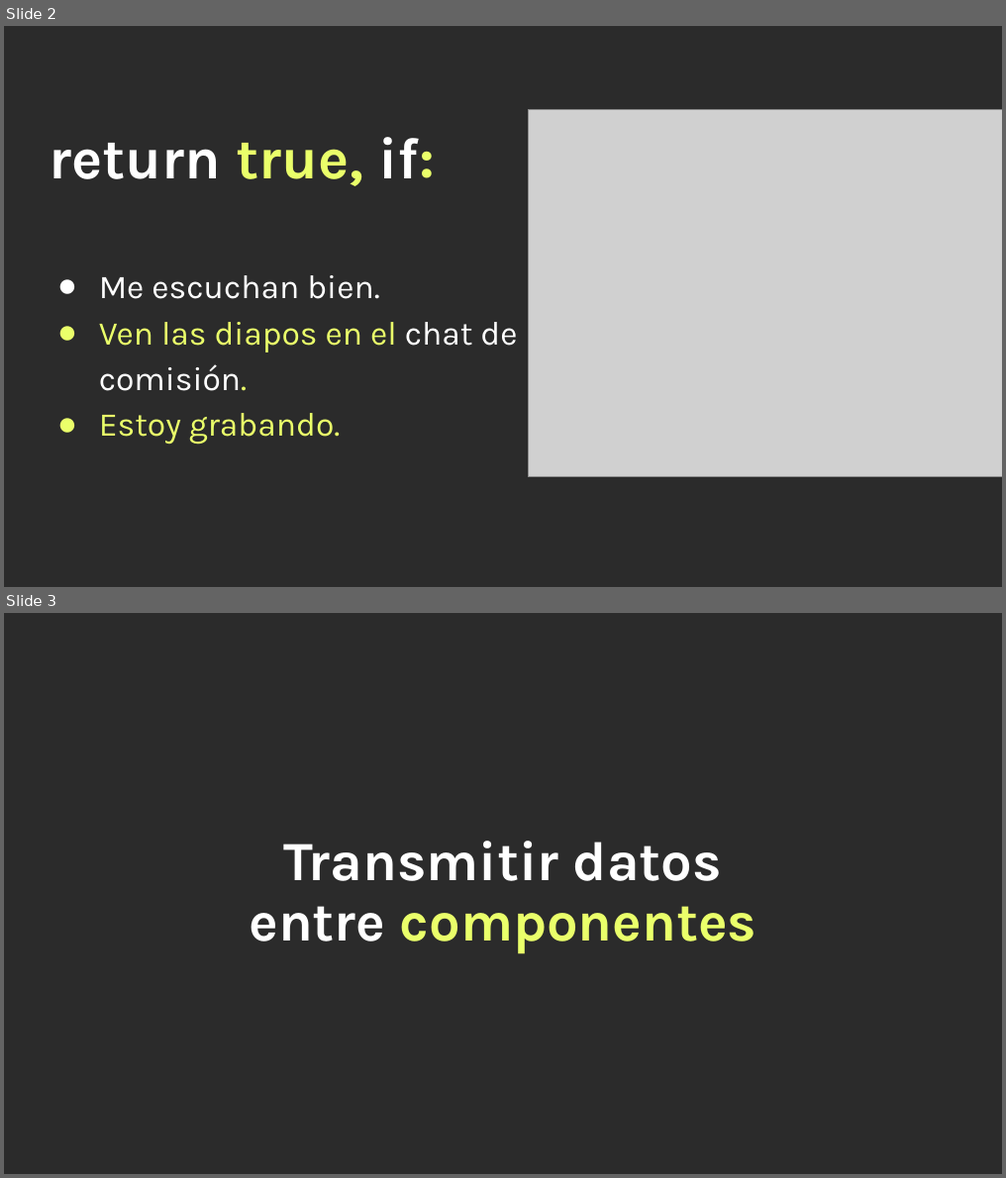
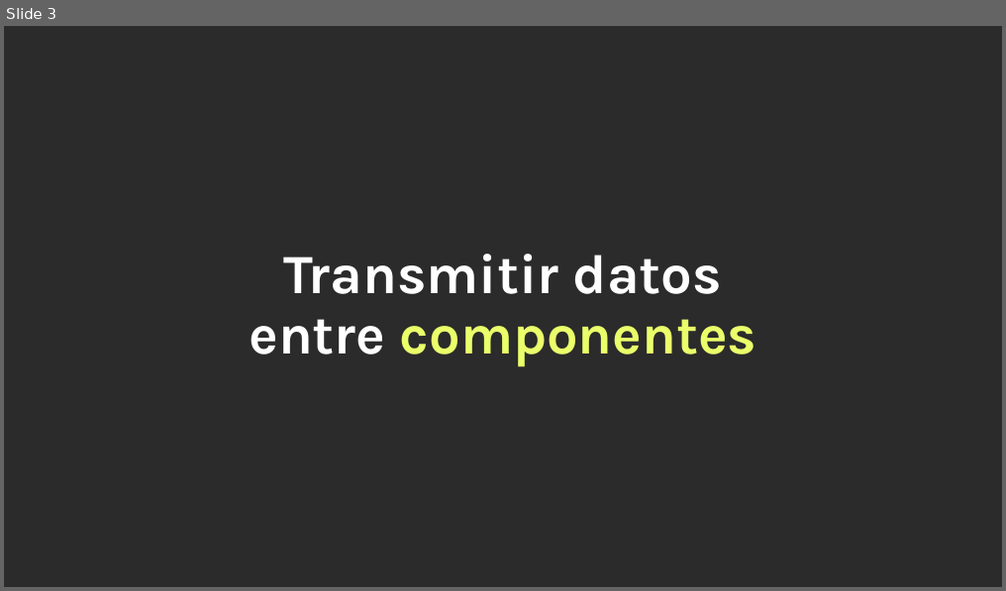
Before and after one commit to Arturogrottoli/Project-React-Js, a slide deck: Clase06/Unidad 6 - Clase en vivo.pptx. Shown one above the other, each under a label of ours: slides 2 and 3 before the commit, slide 3 after it. The pictures are 1006x1178 and 1006x591 pixels, drawn with LibreOffice and Linux fonts; fonts in the diff are those of the drawing; grey boxes stand for pictures; background and template pictures are left out; a plain dark background stands for a picture behind light text. Boxes give left, top, right and bottom in pixels: in the first picture for what was removed or moved away, otherwise in the second. Text is boxed around its words. In the diff, an @@ line names an element or a change of style, - is before the commit and + after.

```diff
--- a/Clase06/Unidad 6 - Clase en vivo.pptx
+++ b/Clase06/Unidad 6 - Clase en vivo.pptx
@@ slide 2 removed at box(4, 26, 1002, 587), background picture (left out) @@
@@ picture removed at box(528, 110, 1002, 477) @@
@@ text removed at box(49, 137, 553, 445) @@
-return true, if:
-● Me escuchan bien.
-● Ven las diapos en el chat de la comisión.
-● Estoy grabando.
```
Also in this commit, not shown: 2 slides added, 1 other slide removed.
